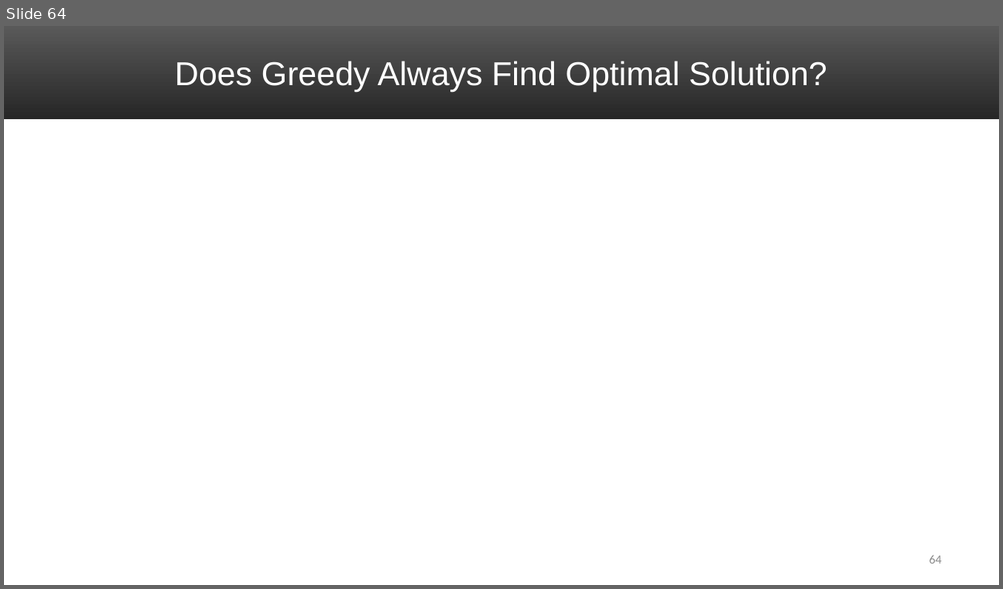
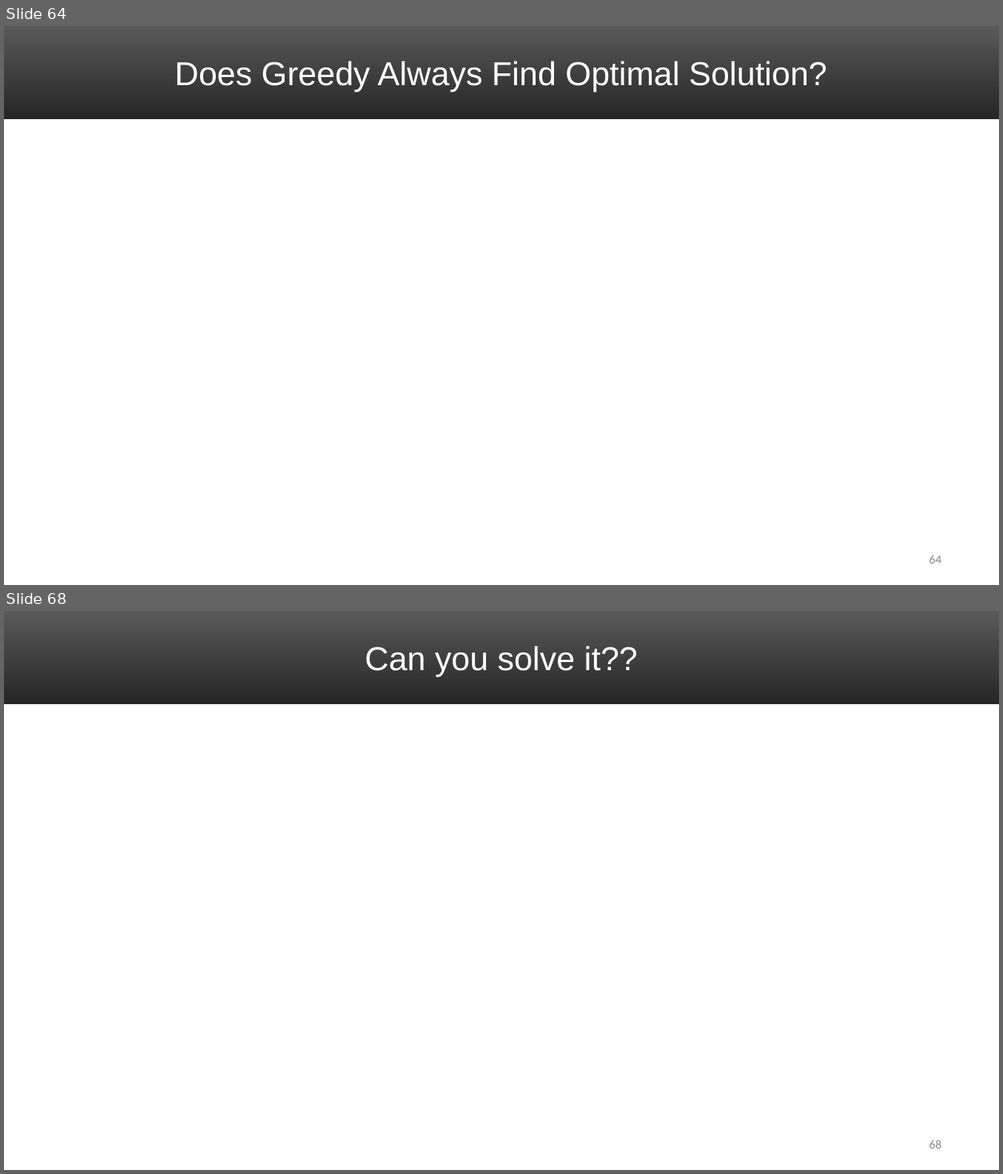
Before and after one commit to uva-cs/cs4102-f21, a slide deck: slides/GreedyAlgorithms_1.pptx. Shown one above the other, each under a label of ours: slide 64 before the commit, slides 64 and 68 after it; the slides between them are not shown. The pictures are 1003x589 and 1003x1174 pixels, drawn with LibreOffice and Linux fonts; fonts in the diff are those of the drawing; grey boxes stand for pictures. Boxes give left, top, right and bottom in pixels: in the first picture for what was removed or moved away, otherwise in the second. Text is boxed around its words. In the diff, an @@ line names an element or a change of style, - is before the commit and + after.

```diff
--- a/slides/GreedyAlgorithms_1.pptx
+++ b/slides/GreedyAlgorithms_1.pptx
@@ slide 68 added at (4, 611, 999, 1170), background #FFFFFF; not listed: 1 template element that a slide beside it also shows @@
@@ title added at (364, 646, 637, 677), 32 pt, text #FFFFFF @@
+Can you solve it??
@@ page number added at (929, 1140, 942, 1149), 12 pt, text #8C8C8C @@
+68
```
Also in this commit, not shown: 5 other slides added.
